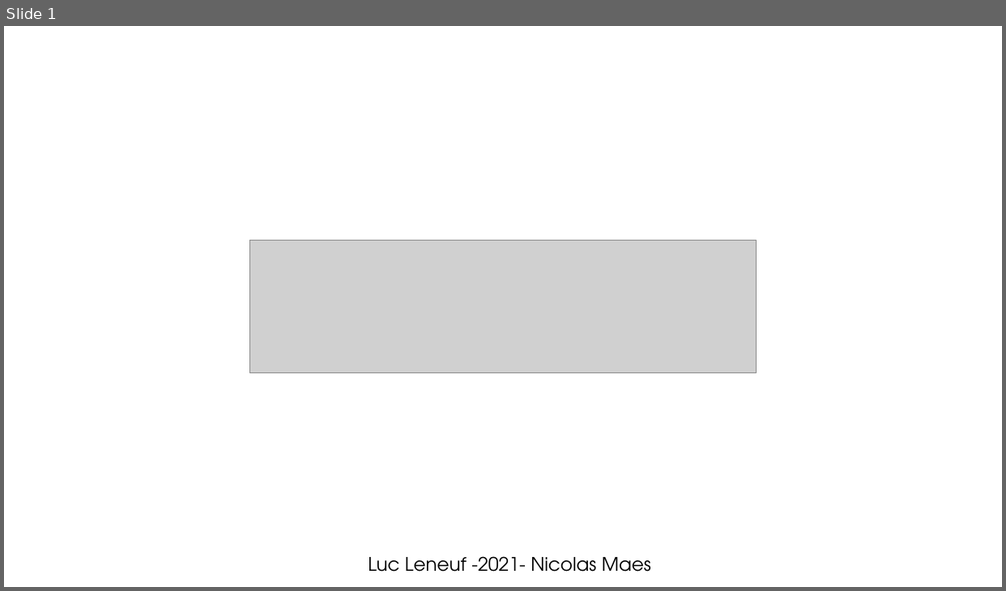
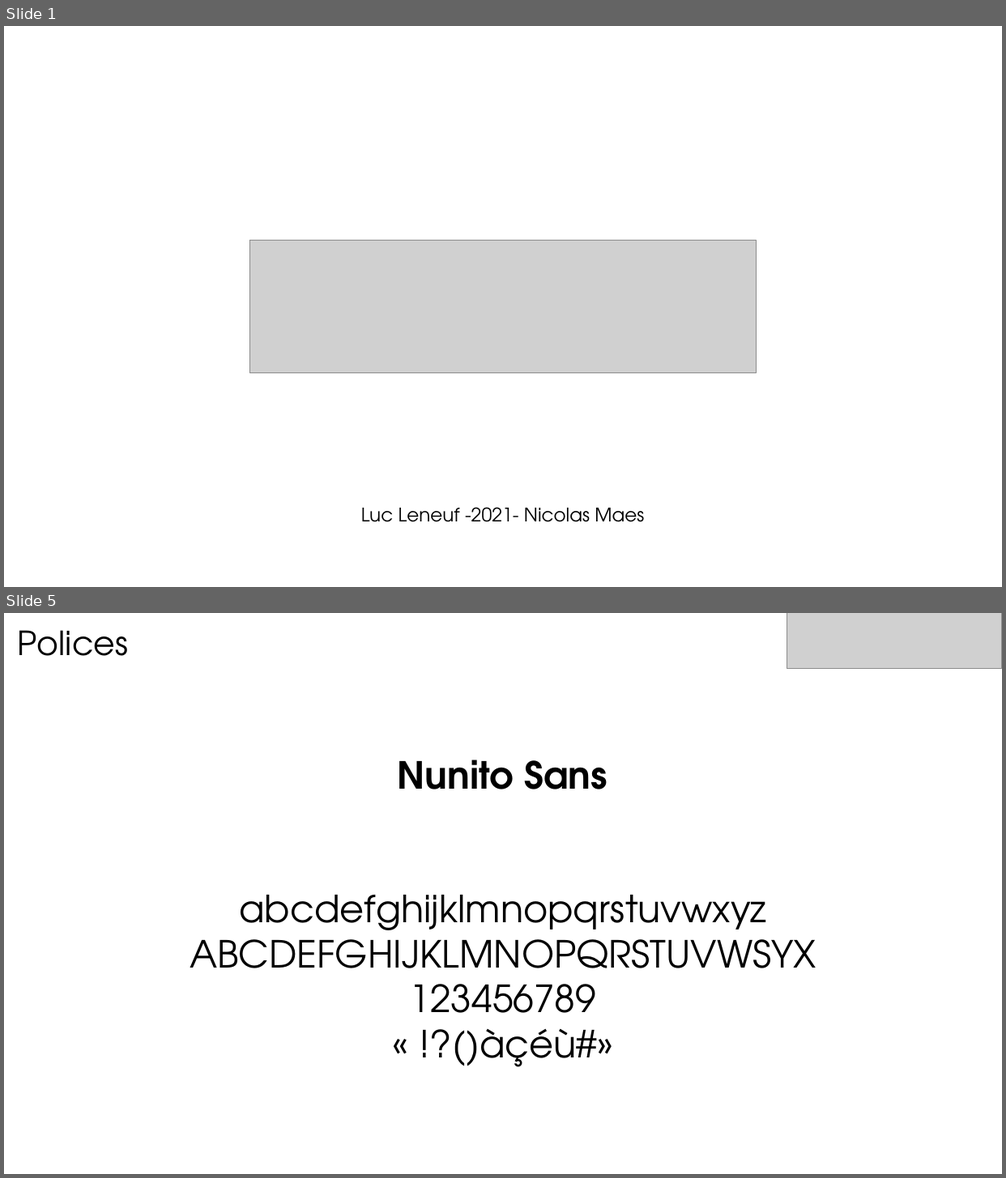
Before and after one commit to Nicolasmaes/unseen, a slide deck: dossier de conception.pptx. Shown one above the other, each under a label of ours: slide 1 before the commit, slides 1 and 5 after it; the slides between them are not shown. The pictures are 1006x591 and 1006x1178 pixels, drawn with LibreOffice and Linux fonts; fonts in the diff are those of the drawing; grey boxes stand for pictures. Boxes give left, top, right and bottom in pixels: in the first picture for what was removed or moved away, otherwise in the second. Text is boxed around its words. In the diff, an @@ line names an element or a change of style, - is before the commit and + after.

```diff
--- a/dossier de conception.pptx
+++ b/dossier de conception.pptx
@@ slide 5 added at box(4, 613, 1002, 1174), background #FFFFFF @@
@@ text added at box(18, 630, 128, 656), 32 pt, text #000000 @@
+Polices
@@ picture added at box(787, 613, 1002, 669) @@
@@ text added at box(397, 760, 607, 790), 36 pt, text #000000, bold @@
+Nunito Sans
@@ text added at box(189, 895, 816, 1067), 36 pt, text #000000 @@
+abcdefghijklmnopqrstuvwxyz
+ABCDEFGHIJKLMNOPQRSTUVWSYX
+123456789
+« !?()àçéù#»
@@ slide 1 changed as well @@
@@ text "Luc Leneuf -2021- Nicolas Maes": place and size @@
-text "Luc Leneuf -2021- Nicolas Maes" at box(368, 557, 651, 572)
+text "Luc Leneuf -2021- Nicolas Maes" at box(361, 507, 644, 523)
```
Also in this commit, not shown: 1 other slide changed, 8 other slides added, 1 slide removed, 3 other files.
